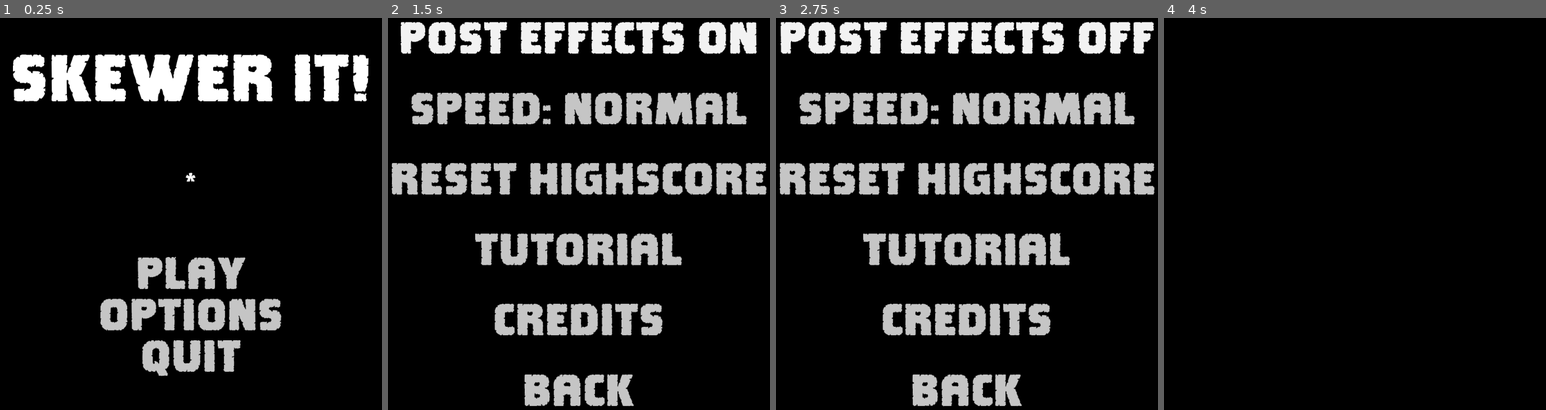
Above: before the commit, frames 1-4 (left to right).
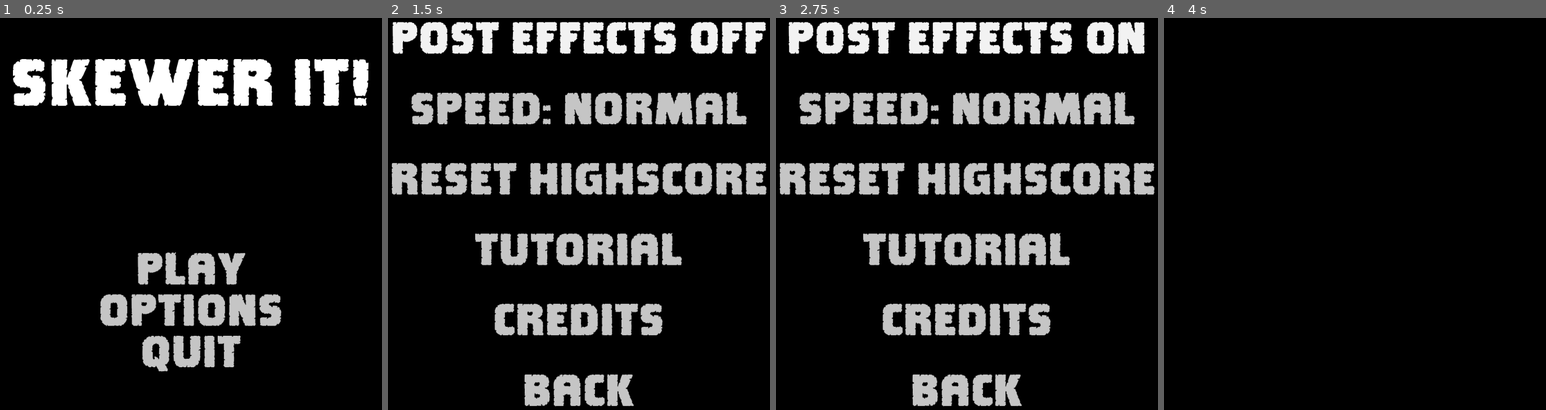
Above: after the commit, the same moments.

Repository: MichaelDawe/skewer_it
Game: Godot game, scene res://main.tscn
Same seed, same stepped clock (60 frames per second), same inputs: the game is played once before the commit and once after it.
Inputs (mouse positions are in pixels of both pictures, inside the frame that each line leads up to):
- Up to frame 1 (0.25 s): no input
- Up to frame 2 (1.5 s): click "OPTIONS" at 0.5 s; click "Post Effects Off" (after the commit: "Post Effects On") at 1.25 s
- Up to frame 3 (2.75 s): click "Post Effects On" (after the commit: "Post Effects Off") at 2 s
- Up to frame 4 (4 s): click "back" at 2.75 s; tap Enter at 3.5 s; move the mouse to (1454, 194) at 3.52 s; click (1454, 194) at 3.67 s

The runs differ from the first frame. In frame 1, 6.3% of the frame differs, in the area x 3-97%, y 9-92%; in frame 2, 4.7%; in frame 3, 4.7%; in frame 4, nothing differs.

Commit message:
fixed bug with post processing etc.

Diff:
--- a/hud.gd
+++ b/hud.gd
@@ -14,7 +14,7 @@
 	# not ideal setting this every frame, want to make it callable from main
 	$MarginContainer/Score.set_text(
 							main.scoreText
-							+ str(int(main.score))
+							+ str(main.score)
 							+ " Bonus: "
 							+ str(main.bonus - 1))
 	$MarginContainer/Health.set_text("Tries: " + str(main.health))
@@ -27,7 +27,7 @@
 	main.add_child.call_deferred(pause)
 	# save highscore to file
 	var highscore = 0
-	if FileAccess.file_exists("user://highscore.res"):
+	if(FileAccess.file_exists("user://highscore.res")):
 		var file = FileAccess.open("user://highscore.res", FileAccess.READ)
 		highscore = file.get_32()
 		file.close()
@@ -42,6 +42,6 @@
 	# detect if window loses focus and save highscore to file
 	# seems to work on android to save the score when you go home,
 	# open another app, or even close the app
-	if what == MainLoop.NOTIFICATION_APPLICATION_PAUSED:
-		if main.mode == 1:
+	if(what == MainLoop.NOTIFICATION_APPLICATION_PAUSED):
+		if(main.mode == 1):
 			_on_pause_pressed()
--- a/main.gd
+++ b/main.gd
@@ -8,9 +8,10 @@
 var score = 0.0 # score
 var ratio = 0.0 # stuff to devide mouse input by.
 var catch = 0.0 # catch animation shader uniform thingy
+var sparks = 0.0 # grill animation shader uniform thingy
 var damaged = 0.0 # damage animation shader uniform thingy
-var highscore # highscore
-var highscoreBeat # used to flash the screen when the highscore is beaten, or control music
+var highscore = 0.0 # highscore
+var highscoreBeat = false # used to flash the screen when the highscore is beaten, or control music
 var scoreText = "SCORE: "
 var mouseX = 0.0
 var mouseY = 0.0
@@ -41,15 +42,20 @@
 	# set shader background
 	$MainCamera/Background.get_active_material(0).set_shader_parameter("background", background)
 	# enable / dissable post effects
-	if FileAccess.file_exists("user://posteffects.res"):
+	if(FileAccess.file_exists("user://posteffects.res")):
 		var file = FileAccess.open("user://posteffects.res", FileAccess.READ)
-		if(file.get_8() == 42):
+		if(file.get_8() == 1):
 			$MainCamera/PostProcess.visible = true
 		file.close()
+	else:
+		var file = FileAccess.open("user://posteffects.res", FileAccess.WRITE)
+		file.store_8(1)
+		file.close()
+		$MainCamera/PostProcess.visible = true
 	# reset highscoreBeat
 	highscoreBeat = false
 	# read difficutly from file
-	if FileAccess.file_exists("user://speed.res"):
+	if(FileAccess.file_exists("user://speed.res")):
 		var file = FileAccess.open("user://speed.res", FileAccess.READ)
 		speed = file.get_8()
 		file.close()
@@ -77,7 +83,7 @@
 	mouseY = get_viewport().get_mouse_position().y + 1
 
 	# process pause signal
-	if mode == 1:
+	if(mode == 1):
 		playTime += delta
 		# run background shading
 		# 165*2 seconds = five minutes and 30 seconds
@@ -94,7 +100,7 @@
 			n.get_child(0).get_active_material(0).set_shader_parameter("background", background)
 			# process postion and rotation
 			var rotationMeta = n.get_meta("rotation")
-			if n.get_meta("spawned"):
+			if(n.get_meta("spawned")):
 				# update scale
 				n.get_child(0).scale += Vector3(0.3, 0.3, 0.3) * delta * finalSpeed
 				# this line gets rid of the "det == 0" error and gives a little margin for error
@@ -106,7 +112,7 @@
 				n.rotate(Vector3(0, 1, 0), rotationMeta[1] * delta * finalSpeed)
 				n.rotate(Vector3(0, 0, 1), rotationMeta[2] * delta * finalSpeed)
 
-				if n.position.z > 112: # send objects home ('kill' them)
+				if(n.position.z > 112): # send objects home ('kill' them)
 					reset_vegie(n)
 		# process grill
 		if(grillAnim):
@@ -123,7 +129,7 @@
 				$Grill/CollisionShape3D.scale = Vector3(0.01, 0.01, 0.01)
 
 		# spawn new item
-		if spawnNowQ > spawnInterval / finalSpeed:
+		if(spawnNowQ > spawnInterval / finalSpeed):
 			$Vegies.get_child(randi_range(0, 14)).set_meta("spawned", true)
 			spawnNowQ = 0.0
 
@@ -142,18 +148,17 @@
 			highscoreBeat = true
 			scoreText = "NEW HIGHSCORE: "
 
-
 	# process shader effects
-	$MainCamera/PostProcess.get_active_material(0).set_shader_parameter("catch", catch)
-	if(catch > 0.0): catch -= delta * 2
-	else: catch = 0.0
-	$MainCamera/PostProcess.get_active_material(0).set_shader_parameter("damaged", damaged)
-	if(damaged > 0.0): damaged -= delta * 2
-	else: damaged = 0.0
-
-func pause():
-	# set slo-mo to fade back in when the game resumes.
-	pass
+	if($MainCamera/PostProcess.visible):
+		$MainCamera/PostProcess.get_active_material(0).set_shader_parameter("catch", catch)
+		if(catch > 0.0): catch -= delta * 2
+		else: catch = 0.0
+		$MainCamera/PostProcess.get_active_material(0).set_shader_parameter("damaged", damaged)
+		if(damaged > 0.0): damaged -= delta * 2
+		else: damaged = 0.0
+		$MainCamera/PostProcess.get_active_material(0).set_shader_parameter("sparks", sparks)
+		if(sparks > 0.0): sparks -= delta
+		else: sparks = 0.0
 
 func update_skewer():
 	for n in caughtPos:
@@ -196,14 +201,18 @@
 	# removed vegies from skewer
 	update_skewer()
 	clear_skewer()
+	# make sure they're reset before the next game
+	catch = 0
+	damaged = 0
+	sparks = 0
 
 func play():
 	# silly workaround for scoring 0
 	score = 0.5
 	# enable / dissable post effects
-	if FileAccess.file_exists("user://posteffects.res"):
+	if(FileAccess.file_exists("user://posteffects.res")):
 		var file = FileAccess.open("user://posteffects.res", FileAccess.READ)
-		if(file.get_8() == 42):
+		if(file.get_8() == 1):
 			$MainCamera/PostProcess.visible = true
 		else:
 			$MainCamera/PostProcess.visible = false
@@ -231,12 +240,12 @@
 	score += 1 * bonus
 	catch += 1
 	# make game speed up over time
-	speedBoost += 0.002
+	speedBoost += 0.0025
 	update_skewer()
 
 func save_highscore():
 	var tempHighScore = 0
-	if FileAccess.file_exists("user://highscore.res"):
+	if(FileAccess.file_exists("user://highscore.res")):
 		var file = FileAccess.open("user://highscore.res", FileAccess.READ)
 		tempHighScore = file.get_32()
 		file.close()
@@ -256,7 +265,6 @@
 				wrong_piece()
 			else:
 				if(caughtPos == 5):
-					catch += 1
 					grillAnim = true
 				# updates latest pick
 				caught[caughtPos] = number
@@ -384,7 +392,8 @@
 		caughtPos = 0
 		for i in 6:
 			caught[i] = 0
-		catch += 1
+		#catch += 2 # may be temporary until sparks are in place, then drop to 1 or remove
+		sparks += 1
 		bonus += 0.25 * (speed / 10.0)
 		clear_skewer()
 		# reset tries:
--- a/main.tscn
+++ b/main.tscn
@@ -58,6 +58,7 @@
 shader = ExtResource("38_reqji")
 shader_parameter/catch = 0.0
 shader_parameter/damaged = null
+shader_parameter/sparks = 0.835
 
 [sub_resource type="QuadMesh" id="QuadMesh_sw2bk"]
 material = SubResource("ShaderMaterial_ac0uo")
--- a/menu.gd
+++ b/menu.gd
@@ -7,7 +7,7 @@
 	# set main
 	main = get_node("/root/main")
 	# highscore
-	if FileAccess.file_exists("user://highscore.res"):
+	if(FileAccess.file_exists("user://highscore.res")):
 		var file = FileAccess.open("user://highscore.res", FileAccess.READ)
 		main.highscore = file.get_32()
 		file.close()
@@ -21,7 +21,7 @@
 
 func _on_play_pressed():
 	# skip tutorial scene if its not the first run
-	if FileAccess.file_exists("user://firstopen.res"):
+	if(FileAccess.file_exists("user://firstopen.res")):
 		# set main scene into play mode
 		main.mode = 1
 		# load the hud scene
--- a/menu.tscn
+++ b/menu.tscn
@@ -73,7 +73,6 @@
 size_flags_vertical = 4
 theme_override_fonts/normal_font = ExtResource("1_pfalr")
 theme_override_font_sizes/normal_font_size = 50
-text = "*"
 fit_content = true
 scroll_active = false
 autowrap_mode = 0
--- a/options.gd
+++ b/options.gd
@@ -2,18 +2,18 @@
 
 var speedint = 10
 var speed = "error"
-var postEffects = 0
+var postEffects = 1
 
 # Called when the node enters the scene tree for the first time.
 func _ready():
 	$VBoxContainer/PostEffects.set_text("Post Effects Off")
-	if FileAccess.file_exists("user://posteffects.res"):
+	if(FileAccess.file_exists("user://posteffects.res")):
 		var file = FileAccess.open("user://posteffects.res", FileAccess.READ)
 		postEffects = file.get_8()
 		file.close()
-	if(postEffects == 42):
+	if(postEffects == 1):
 		$VBoxContainer/PostEffects.set_text("Post Effects On")
-	#
+
 	speedint = get_node("/root/main").speed
 	if(speedint == 10): speed = "normal"
 	elif(speedint == 5): speed = "half"
@@ -74,12 +74,10 @@
 func _on_post_effects_pressed():
 	var file = FileAccess.open("user://posteffects.res", FileAccess.WRITE)
 	if(postEffects == 0):
-		postEffects = 42
-		file.store_8(42)
-		file.close()
+		postEffects = 1
 		$VBoxContainer/PostEffects.set_text("Post Effects On")
 	else:
 		postEffects = 0
-		file.store_8(0)
-		file.close()
 		$VBoxContainer/PostEffects.set_text("Post Effects Off")
+	file.store_8(postEffects)
+	file.close()
--- a/shaders/post.gdshader
+++ b/shaders/post.gdshader
@@ -5,6 +5,7 @@
 
 uniform float catch;
 uniform float damaged;
+uniform float sparks;
 
 void vertex() {
 	POSITION = vec4(VERTEX, 1.0);
@@ -20,5 +21,7 @@
 	col += col * catch * vig;
 	col = mix(col, (col * vec3(1.0, 0.0, 0.0)) + vec3(0.2, 0.0, 0.0), vig * damaged);
 
+	col += ((1.0 - UV.y) * sparks * vec3(1.0, 0.4, 0.05));
+
 	ALBEDO = col;
 }
